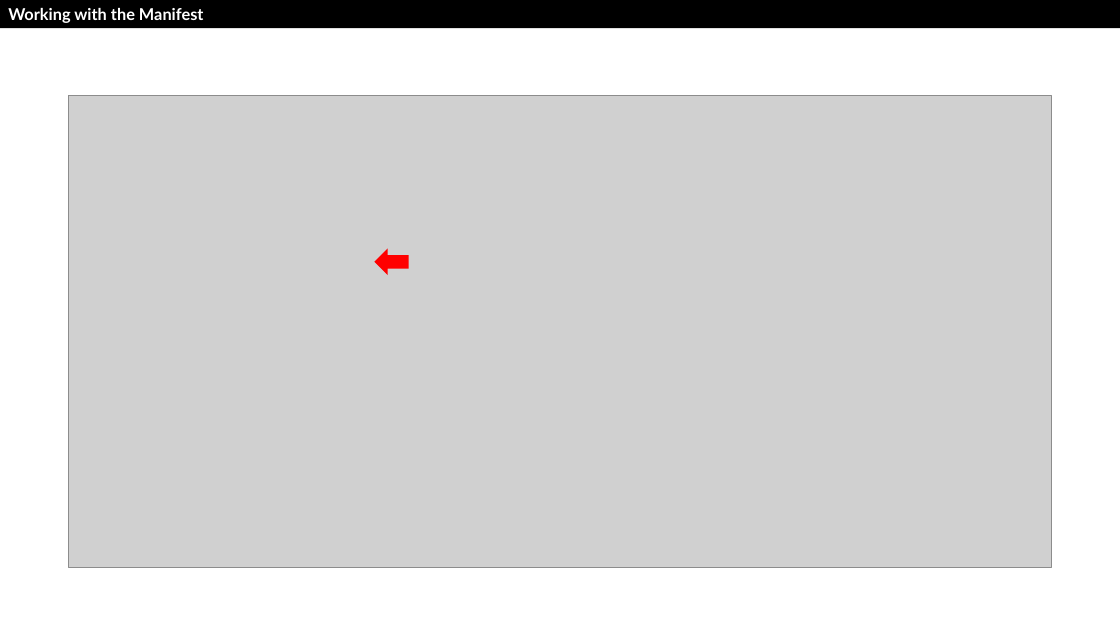
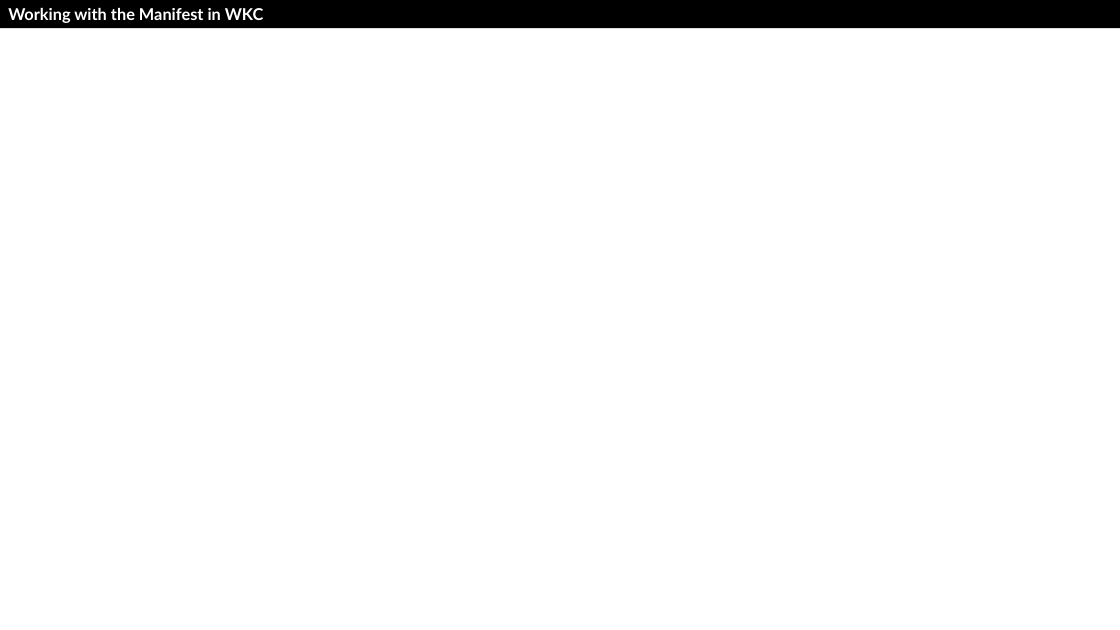
Before and after one commit to drfranknlee/udc-for-image-analytics, a slide deck: slide 18 of scenario3/recording/T101389-Scenario3-v20210921.pptx (slide 14 before the commit). Drawn at 1120x630 pixels with LibreOffice and Linux fonts; fonts in the diff are those of the drawing; grey boxes stand for pictures; background and template pictures are left out. Boxes give left, top, right and bottom in pixels: in the first picture for what was removed or moved away, otherwise in the second. Text is boxed around its words. In the diff, an @@ line names an element or a change of style, - is before the commit and + after.

```diff
--- a/scenario3/recording/T101389-Scenario3-v20210921.pptx
+++ b/scenario3/recording/T101389-Scenario3-v20210921.pptx
@@ text in rectangle at <box>8,8,264,23</box>: text changed @@
-Working with the Manifest
+Working with the Manifest in WKC
@@ picture removed at <box>69,95,1051,567</box> @@
@@ right arrow removed at <box>375,249,409,276</box> @@
```
Also in this commit, not shown: 4 other slides changed, 17 slides added, 9 slides removed, 13 other files.
